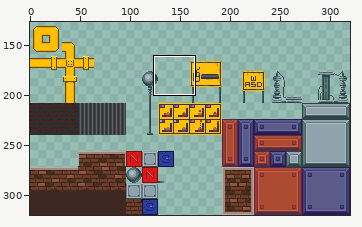
Sprite sheet: TileSetBrickFactory.png. The first picture is a wide view before the edit; the outline marks the close-up.
Close-up. Before the edit:
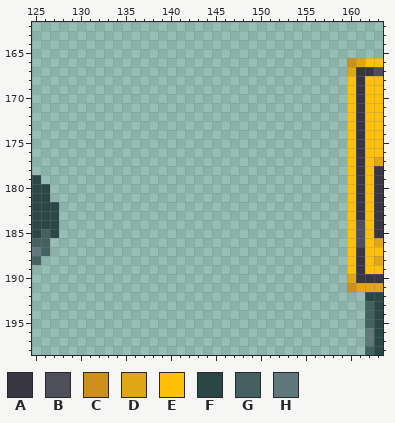
The file is 320x320 pixels. Colours within 5 levels of each other are drawn and written as one. Shown: x 125..163, y 162..198. The wide view leaves out empty margins.
Palette (. is transparent): A #383641  B #4d5058  C #cc901d  D #e2a514  E #ffc107  F #2b4745  G #456060  H #60777b
Pixels before, first column x 125:
166 ...................................CDEE
167 ...................................DAAB
168 ...................................EAEE
169 ...................................EAEE
170 ...................................EAEE
171 ...................................EAEE
172 ...................................EAEE
173 ...................................EAEE
174 ...................................EAEE
175 ...................................EAEE
176 ...................................EAEE
177 ...................................EAED
178 ...................................EAEA
179 F..................................EAEA
180 FF.................................EAEA
181 FF.................................EAEA
182 FFF................................EAEA
183 FFF................................EAEA
184 FFF................................EBEA
185 FGF................................EBEA
186 GG.................................EBED
187 HG.................................EAEE
188 G..................................EAED
189 ...................................EAEE
190 ...................................DAAA
191 ...................................CDDD
192 .....................................FF
193 .....................................GF
194 .....................................GF
195 .....................................GF
196 .....................................HF
197 .....................................HF
198 .....................................GF
Once edited:
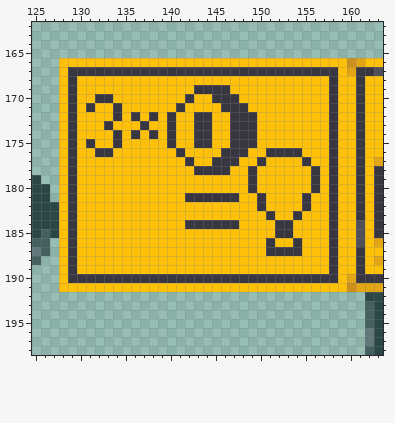
From old to new:
Colour A now appears in row 167 at x 129 to 158; in row 168 at x 129 and 158; in row 169 at x 129, 143 to 146 and 158; in row 170 at x 129, 132 to 133, 142, 145 to 147 and 158; in row 171 at x 129, 131, 134, 141, 146 to 148 and 158; in row 172 at x 129, 134, 136, 138, 140, 143 to 144, 147 to 149 and 158.
Colour A now appears in row 173 at x 129, 133, 137, 140, 143 to 144, 147 to 149 and 158; in row 174 at x 129, 134, 136, 138, 140, 143 to 144, 147 to 149 and 158; in row 175 at x 129, 131, 134, 140, 143 to 144, 147 to 149 and 158; in row 176 at x 129, 132 to 133, 141, 146 to 148, 151 to 154 and 158; in row 177 at x 129, 142, 145 to 147, 150, 155 and 158; in row 178 at x 129, 143 to 146, 149, 156 and 158.
Colour A now appears in rows 179 to 180 at x 129, 149, 156 and 158; in row 181 at x 129, 142 to 147, 150, 155 and 158; in row 182 at x 129, 150, 155 and 158; in row 183 at x 129, 151, 154 and 158; in row 184 at x 129, 142 to 147, 152 to 153 and 158; in row 185 at x 129, 152 to 153 and 158.
Colour A now appears in row 186 at x 129, 151, 154 and 158; in row 187 at x 129, 151 to 154 and 158; in rows 188 to 189 at x 129 and 158; in row 190 at x 129 to 158.
Colour E now appears in row 166 at x 128 to 159; in row 167 at x 128 and 159; in row 168 at x 128, 130 to 157 and 159; in row 169 at x 128, 130 to 142, 147 to 157 and 159; in row 170 at x 128, 130 to 131, 134 to 141, 143 to 144, 148 to 157 and 159; in row 171 at x 128, 130, 132 to 133, 135 to 140, 142 to 145, 149 to 157 and 159.
Colour E now appears in row 172 at x 128, 130 to 133, 135, 137, 139, 141 to 142, 145 to 146, 150 to 157 and 159; in row 173 at x 128, 130 to 132, 134 to 136, 138 to 139, 141 to 142, 145 to 146, 150 to 157 and 159; in row 174 at x 128, 130 to 133, 135, 137, 139, 141 to 142, 145 to 146, 150 to 157 and 159; in row 175 at x 128, 130, 132 to 133, 135 to 139, 141 to 142, 145 to 146, 150 to 157 and 159; in row 176 at x 128, 130 to 131, 134 to 140, 142 to 145, 149 to 150, 155 to 157 and 159; in row 177 at x 128, 130 to 141, 143 to 144, 148 to 149, 151 to 154, 156 to 157 and 159.
Colour E now appears in row 178 at x 128, 130 to 142, 147 to 148, 150 to 155, 157 and 159; in rows 179 to 180 at x 128, 130 to 148, 150 to 155, 157 and 159; in row 181 at x 128, 130 to 141, 148 to 149, 151 to 154, 156 to 157 and 159; in row 182 at x 128, 130 to 149, 151 to 154, 156 to 157 and 159; in row 183 at x 128, 130 to 150, 152 to 153, 155 to 157 and 159; in row 184 at x 128, 130 to 141, 148 to 151, 154 to 157 and 159.
Colour E now appears in row 185 at x 128, 130 to 151, 154 to 157 and 159; in row 186 at x 128, 130 to 150, 152 to 153, 155 to 157 and 159; in row 187 at x 128, 130 to 150, 155 to 157 and 159; in rows 188 to 189 at x 128, 130 to 157 and 159; in row 190 at x 128 and 159; in row 191 at x 128 to 159.
